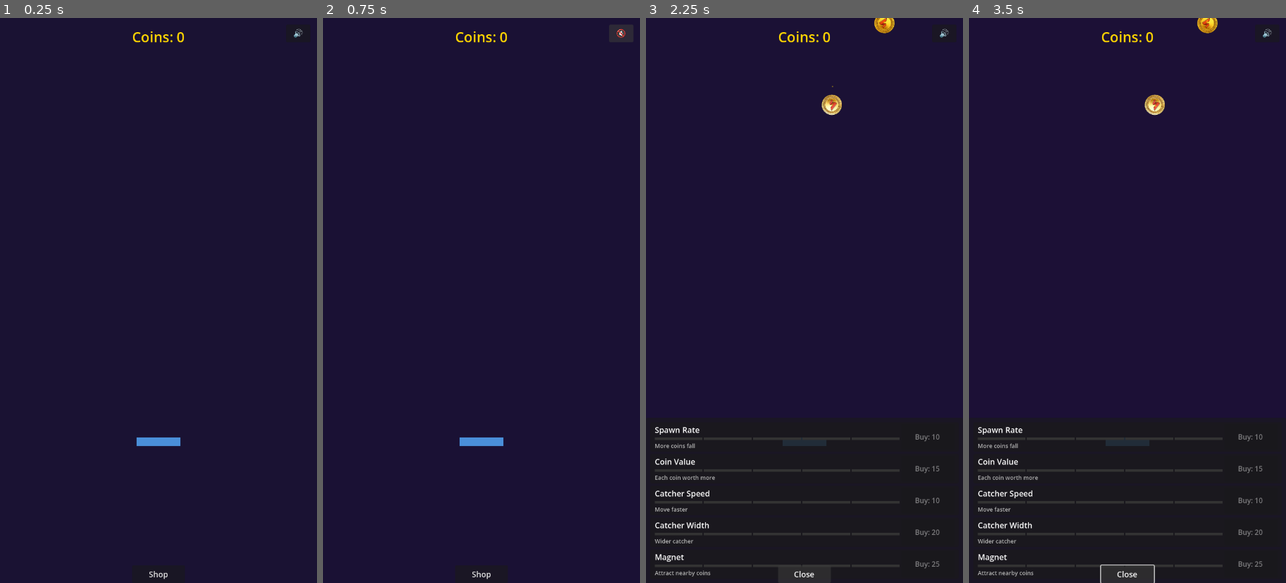
Above: before the commit, frames 1-4 (left to right).
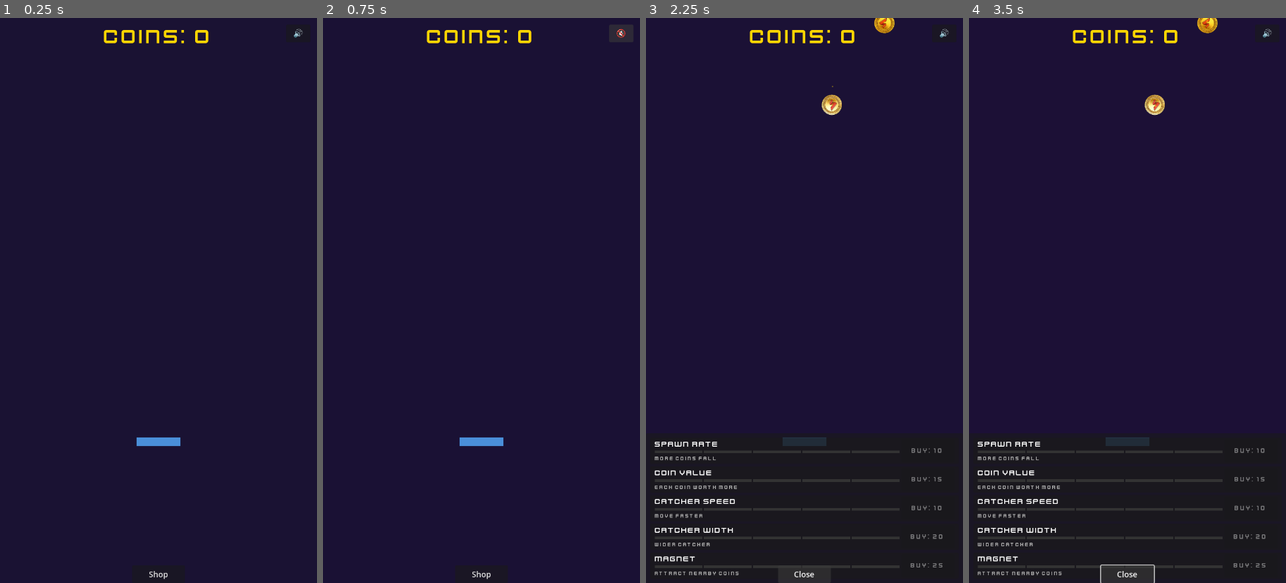
Above: after the commit, the same moments.

Repository: flexion/flexcoins
Game: Godot game, scene res://scenes/main.tscn
Two runs of this game, one before a commit and one after it. Both use one fixed random seed, a clock stepped at 60 frames per second and the inputs below. Sound files missing from this copy of the repository are replaced by a short silence.
Inputs:
- Up to frame 1 (0.25 s): no input
- Up to frame 2 (0.75 s): click "🔊" at 0.5 s
- Up to frame 3 (2.25 s): click "🔇" at 1.25 s; click "Shop" at 2 s
- Up to frame 4 (3.5 s): hold Right (move_right) from 2.78 s (still down)

The runs differ from the first frame. In frame 1, 0.4% of the frame differs, in the area x 32-66%, y 2-5%; in frame 2, 0.4%; in frame 3, 4.8%, in the area x 2-98%, y 2-99%; in frame 4, 4.8%.

Commit message:
Add Kenney Future font and juicy currency counter pop (#17)
- Import Kenney Future (display) and Kenney Future Narrow (UI text) fonts
- Apply display font to: CurrencyLabel (48pt), FRENZY label (64pt),
  milestone label (64pt), combo badge (36pt), ascension label (18pt)
- Apply narrow font to: floating text (32pt), upgrade button descriptions
- Add currency pop tween (1.15x) on every coin collection
- Add cross-kill guards between pop and flash tweens on currency label

Co-Authored-By: Claude Opus 4.6 <noreply@anthropic.com>

Diff:
--- a/scenes/floating_text.tscn
+++ b/scenes/floating_text.tscn
@@ -4,5 +4,5 @@
 
 [node name="FloatingText" type="Label"]
 script = ExtResource("1_script")
-theme_override_font_sizes/font_size = 24
+theme_override_font_sizes/font_size = 32
 theme_override_colors/font_color = Color(1, 1, 1, 1)
--- a/scenes/hud.tscn
+++ b/scenes/hud.tscn
@@ -19,7 +19,7 @@
 [node name="CurrencyLabel" type="Label" parent="TopBar"]
 unique_name_in_owner = true
 layout_mode = 2
-theme_override_font_sizes/font_size = 32
+theme_override_font_sizes/font_size = 48
 theme_override_colors/font_color = Color(1, 0.84, 0, 1)
 text = "Coins: 0"
 horizontal_alignment = 1
--- a/scripts/floating_text.gd
+++ b/scripts/floating_text.gd
@@ -2,6 +2,8 @@
 
 
 func _ready() -> void:
+	var narrow_font: Font = preload("res://assets/fonts/kenney_future_narrow.ttf")
+	add_theme_font_override("font", narrow_font)
 	await get_tree().process_frame
 	position.x -= size.x / 2.0
 	var tween := create_tween()
--- a/scripts/hud.gd
+++ b/scripts/hud.gd
@@ -12,6 +12,10 @@
 var _milestone_tween: Tween
 var _shop_open: bool = false
 var _shop_tween: Tween
+var _currency_pop_tween: Tween
+var _currency_flash_tween: Tween
+var _display_font: Font = preload("res://assets/fonts/kenney_future.ttf")
+var _narrow_font: Font = preload("res://assets/fonts/kenney_future_narrow.ttf")
 
 @onready var currency_label: Label = %CurrencyLabel
 @onready var upgrade_container: VBoxContainer = %UpgradeContainer
@@ -28,6 +32,8 @@
 	GameManager.frenzy_started.connect(_on_frenzy_started)
 	GameManager.bomb_hit.connect(_on_bomb_hit)
 	GameManager.combo_multiplier_changed.connect(_on_combo_multiplier_changed)
+	currency_label.add_theme_font_override("font", _display_font)
+	currency_label.add_theme_font_size_override("font_size", 48)
 	_on_currency_changed(GameManager.currency)
 	_create_upgrade_buttons()
 	shop_toggle.pressed.connect(_on_shop_toggle_pressed)
@@ -77,7 +83,8 @@
 func _create_ascension_ui() -> void:
 	# Ascension display label (top-left area, below currency)
 	_ascension_label = Label.new()
-	_ascension_label.add_theme_font_size_override("font_size", 16)
+	_ascension_label.add_theme_font_override("font", _display_font)
+	_ascension_label.add_theme_font_size_override("font_size", 18)
 	_ascension_label.add_theme_color_override("font_color", Color(0.8, 0.6, 1.0, 1.0))
 	_ascension_label.mouse_filter = Control.MOUSE_FILTER_IGNORE
 	add_child(_ascension_label)
@@ -115,7 +122,8 @@
 	_combo_multiplier_label = Label.new()
 	_combo_multiplier_label.horizontal_alignment = HORIZONTAL_ALIGNMENT_CENTER
 	_combo_multiplier_label.vertical_alignment = VERTICAL_ALIGNMENT_CENTER
-	_combo_multiplier_label.add_theme_font_size_override("font_size", 24)
+	_combo_multiplier_label.add_theme_font_override("font", _display_font)
+	_combo_multiplier_label.add_theme_font_size_override("font_size", 36)
 	_combo_multiplier_label.add_theme_color_override("font_color", Color(1.0, 0.5, 0.0, 1.0))
 	_combo_multiplier_label.mouse_filter = Control.MOUSE_FILTER_IGNORE
 	_combo_multiplier_label.visible = false
@@ -192,15 +200,27 @@
 	, 0.0, 1.0, 0.4)
 	tween.tween_callback(func() -> void:
 		GameManager.add_currency(value)
+		_pop_currency_label()
 		icon.queue_free()
 	)
+
+
+func _pop_currency_label() -> void:
+	if _currency_pop_tween and _currency_pop_tween.is_running():
+		_currency_pop_tween.kill()
+	if _currency_flash_tween and _currency_flash_tween.is_running():
+		_currency_flash_tween.kill()
+	_currency_pop_tween = create_tween()
+	_currency_pop_tween.tween_property(currency_label, "scale", Vector2(1.15, 1.15), 0.06).set_ease(Tween.EASE_OUT)
+	_currency_pop_tween.tween_property(currency_label, "scale", Vector2(1.0, 1.0), 0.08).set_ease(Tween.EASE_IN)
 
 
 func _on_frenzy_started() -> void:
 	var lbl := Label.new()
 	lbl.text = "FRENZY!"
 	lbl.horizontal_alignment = HORIZONTAL_ALIGNMENT_CENTER
-	lbl.add_theme_font_size_override("font_size", 42)
+	lbl.add_theme_font_override("font", _display_font)
+	lbl.add_theme_font_size_override("font_size", 64)
 	lbl.add_theme_color_override("font_color", Color(0.3, 1.0, 0.4, 1.0))
 	lbl.mouse_filter = Control.MOUSE_FILTER_IGNORE
 	lbl.z_index = 200
@@ -248,11 +268,15 @@
 
 
 func _flash_currency_label() -> void:
-	var tween := create_tween()
+	if _currency_flash_tween and _currency_flash_tween.is_running():
+		_currency_flash_tween.kill()
+	if _currency_pop_tween and _currency_pop_tween.is_running():
+		_currency_pop_tween.kill()
+	_currency_flash_tween = create_tween()
 	currency_label.add_theme_color_override("font_color", Color(1.0, 1.0, 1.0, 1.0))
-	tween.tween_property(currency_label, "scale", Vector2(1.3, 1.3), 0.1).set_ease(Tween.EASE_OUT)
-	tween.tween_property(currency_label, "scale", Vector2(1.0, 1.0), 0.15).set_ease(Tween.EASE_IN)
-	tween.tween_callback(func() -> void:
+	_currency_flash_tween.tween_property(currency_label, "scale", Vector2(1.3, 1.3), 0.1).set_ease(Tween.EASE_OUT)
+	_currency_flash_tween.tween_property(currency_label, "scale", Vector2(1.0, 1.0), 0.15).set_ease(Tween.EASE_IN)
+	_currency_flash_tween.tween_callback(func() -> void:
 		currency_label.add_theme_color_override("font_color", Color(1.0, 0.84, 0.0, 1.0))
 	)
 
@@ -277,7 +301,8 @@
 	_milestone_label = Label.new()
 	_milestone_label.horizontal_alignment = HORIZONTAL_ALIGNMENT_CENTER
 	_milestone_label.vertical_alignment = VERTICAL_ALIGNMENT_CENTER
-	_milestone_label.add_theme_font_size_override("font_size", 48)
+	_milestone_label.add_theme_font_override("font", _display_font)
+	_milestone_label.add_theme_font_size_override("font_size", 64)
 	_milestone_label.add_theme_color_override("font_color", Color(1.0, 0.84, 0.0, 1.0))
 	_milestone_label.modulate.a = 0.0
 	_milestone_label.visible = false
--- a/scripts/upgrade_button.gd
+++ b/scripts/upgrade_button.gd
@@ -13,6 +13,8 @@
 
 var upgrade_id: String = ""
 var _segment_rects: Array[ColorRect] = []
+var _display_font: Font = preload("res://assets/fonts/kenney_future.ttf")
+var _narrow_font: Font = preload("res://assets/fonts/kenney_future_narrow.ttf")
 var _was_affordable: bool = false
 var _pulse_tween: Tween
 
@@ -26,6 +28,9 @@
 
 
 func _ready() -> void:
+	name_label.add_theme_font_override("font", _display_font)
+	effect_label.add_theme_font_override("font", _narrow_font)
+	buy_button.add_theme_font_override("font", _narrow_font)
 	buy_button.pressed.connect(_on_buy_pressed)
 	GameManager.currency_changed.connect(_on_currency_changed)
 	GameManager.upgrade_purchased.connect(_on_upgrade_changed)
